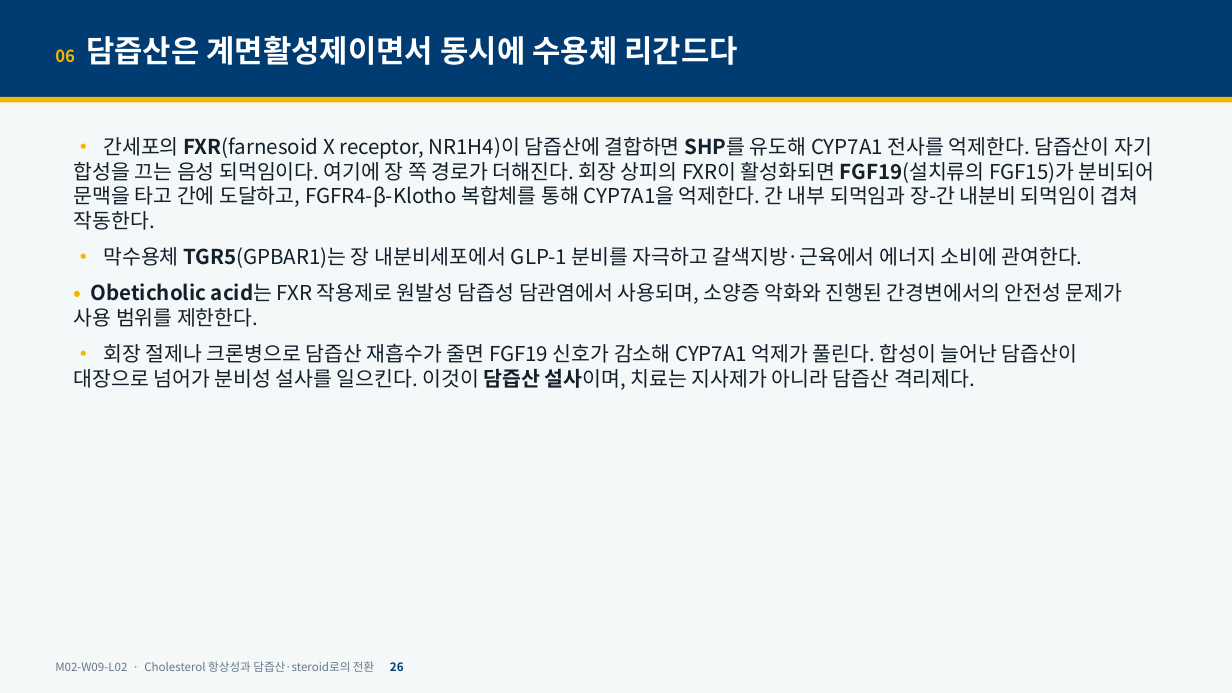
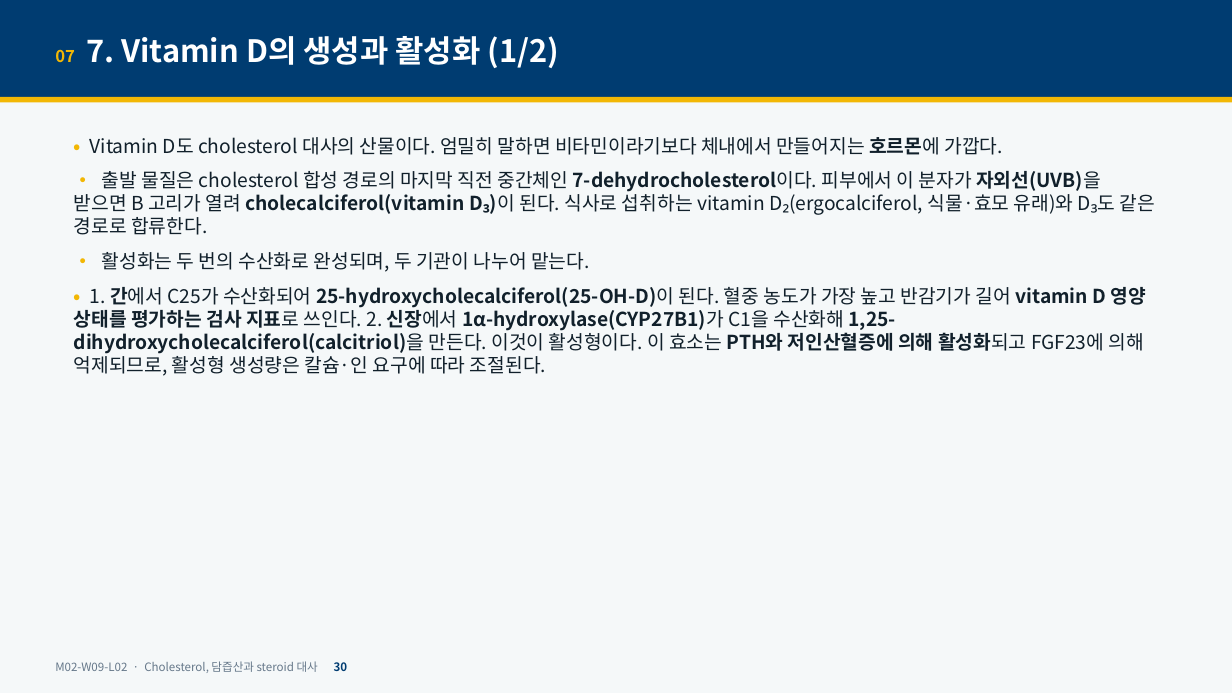
Before and after one commit to hoperiasd2/hoperiasd2.github.io, a slide deck: slide 30 of curriculum/M02/W09/L02/slides.pptx (slide 26 before the commit). Drawn at 1232x693 pixels with LibreOffice and Linux fonts; fonts in the diff are those of the drawing. Boxes give left, top, right and bottom in pixels: in the first picture for what was removed or moved away, otherwise in the second. Text is boxed around its words. In the diff, an @@ line names an element or a change of style, - is before the commit and + after.

```diff
--- a/curriculum/M02/W09/L02/slides.pptx
+++ b/curriculum/M02/W09/L02/slides.pptx
@@ text at (55, 36, 559, 68): text changed @@
-06 담즙산은 계면활성제이면서 동시에 수용체 리간드다
+07 7. Vitamin D의 생성과 활성화 (1/2)
@@ text at (74, 137, 1155, 376): text changed; size 16 to 15 pt @@
-• 간세포의 FXR(farnesoid X receptor, NR1H4)이 담즙산에 결합하면 SHP를 유도해 CYP7A1 전사를 억제한다. 담즙산이 자기 합성을 끄는 음성 되먹임이다. 여기에 장 쪽 경로가 더해진다. 회장 상피의 FXR이 활성화되면 FGF19(설치류의 FGF15)가 분비되어 문맥을 타고 간에 도달하고, FGFR4-β-Klotho 복합체를 통해 CYP7A1을 억제한다. 간 내부 되먹임과 장-간 내분비 되먹임이 겹쳐 작동한다.
-• 막수용체 TGR5(GPBAR1)는 장 내분비세포에서 GLP-1 분비를 자극하고 갈색지방·근육에서 에너지 소비에 관여한다.
-• Obeticholic acid는 FXR 작용제로 원발성 담즙성 담관염에서 사용되며, 소양증 악화와 진행된 간경변에서의 안전성 문제가 사용 범위를 제한한다.
-• 회장 절제나 크론병으로 담즙산 재흡수가 줄면 FGF19 신호가 감소해 CYP7A1 억제가 풀린다. 합성이 늘어난 담즙산이 대장으로 넘어가 분비성 설사를 일으킨다. 이것이 담즙산 설사이며, 치료는 지사제가 아니라 담즙산 격리제다.
+• Vitamin D도 cholesterol 대사의 산물이다. 엄밀히 말하면 비타민이라기보다 체내에서 만들어지는 호르몬에 가깝다.
+• 출발 물질은 cholesterol 합성 경로의 마지막 직전 중간체인 7-dehydrocholesterol이다. 피부에서 이 분자가 자외선(UVB)을 받으면 B 고리가 열려 cholecalciferol(vitamin D₃)이 된다. 식사로 섭취하는 vitamin D₂(ergocalciferol, 식물·효모 유래)와 D₃도 같은 경로로 합류한다.
+• 활성화는 두 번의 수산화로 완성되며, 두 기관이 나누어 맡는다.
+• 1. 간에서 C25가 수산화되어 25-hydroxycholecalciferol(25-OH-D)이 된다. 혈중 농도가 가장 높고 반감기가 길어 vitamin D 영양 상태를 평가하는 검사 지표로 쓰인다. 2. 신장에서 1α-hydroxylase(CYP27B1)가 C1을 수산화해 1,25-dihydroxycholecalciferol(calcitriol)을 만든다. 이것이 활성형이다. 이 효소는 PTH와 저인산혈증에 의해 활성화되고 FGF23에 의해 억제되므로, 활성형 생성량은 칼슘·인 요구에 따라 조절된다.
@@ text at (55, 661, 348, 673): text changed @@
-M02-W09-L02 · Cholesterol 항상성과 담즙산·steroid로의 전환 26
+M02-W09-L02 · Cholesterol, 담즙산과 steroid 대사 30
```
Also in this commit, not shown: 32 other slides changed, 11 slides added, 10 slides removed, 10 other files.
